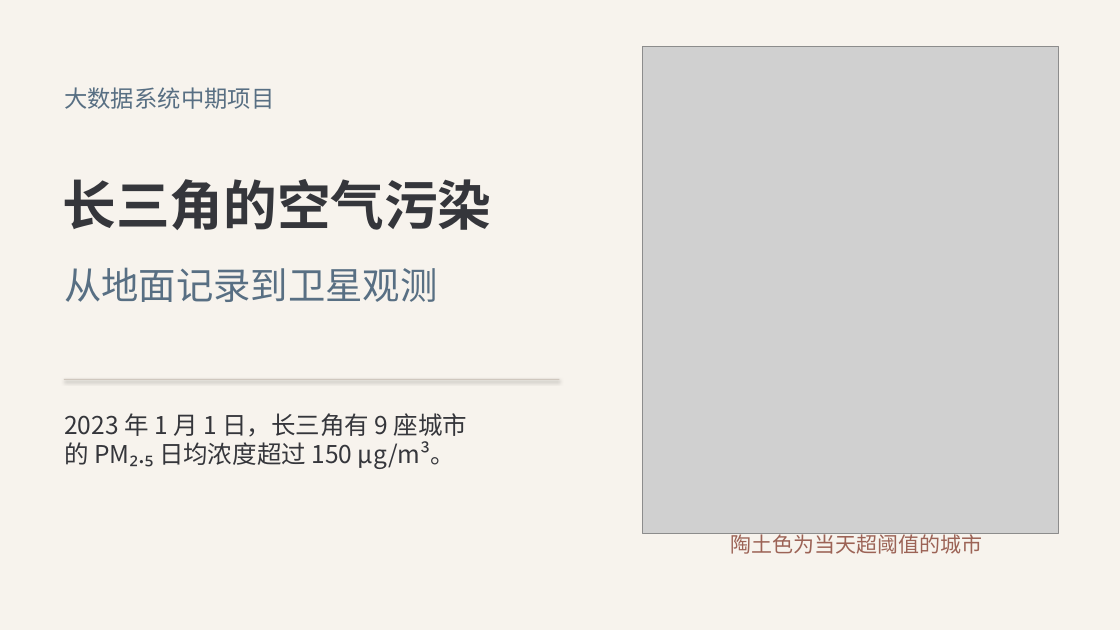
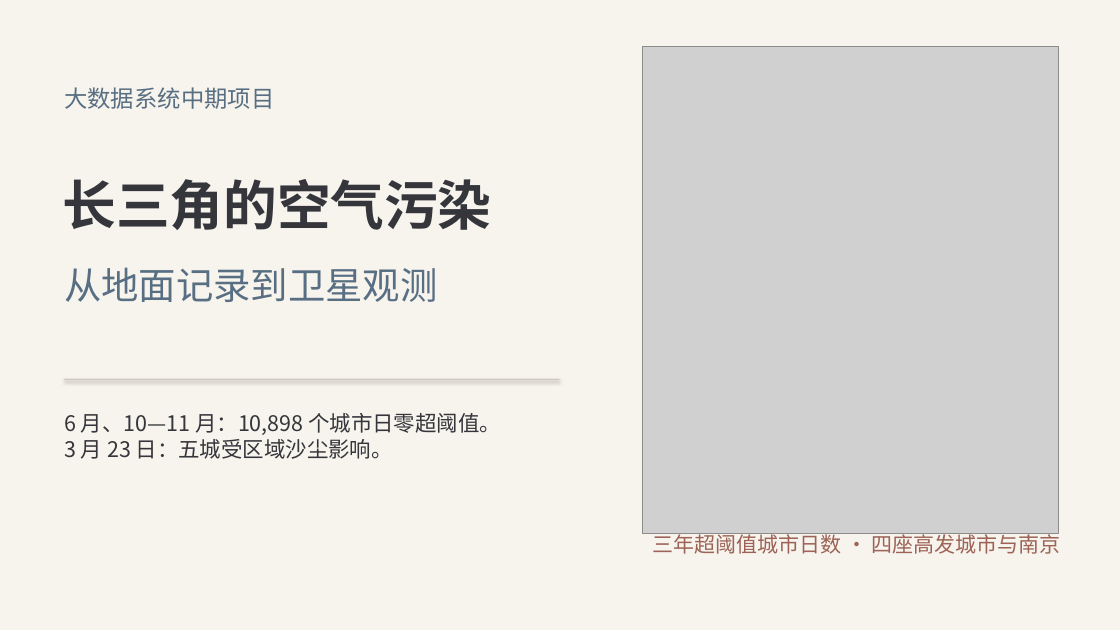
Before and after one commit to gxm-nju/china-air-pollution, a slide deck: slide 1 of docs/课堂展示.pptx. Drawn at 1120x630 pixels with LibreOffice and Linux fonts; fonts in the diff are those of the drawing; grey boxes stand for pictures. Boxes give left, top, right and bottom in pixels: in the first picture for what was removed or moved away, otherwise in the second. Text is boxed around its words. In the diff, an @@ line names an element or a change of style, - is before the commit and + after.

Commit message:
更新三年重污染结论、同钟点火点对照和数据规模核验

```diff
--- a/docs/课堂展示.pptx
+++ b/docs/课堂展示.pptx
@@ text at [64, 413, 501, 459]: text changed; size 21 to 18.4 pt @@
-2023 年 1 月 1 日，长三角有 9 座城市
-的 PM₂.₅ 日均浓度超过 150 µg/m³。
+6 月、10—11 月：10,898 个城市日零超阈值。
+3 月 23 日：五城受区域沙尘影响。
@@ text at [653, 531, 1061, 554]: text changed @@
-陶土色为当天超阈值的城市
+三年超阈值城市日数 · 四座高发城市与南京
```
Also in this commit, not shown: 6 other slides changed, 1 slide added, 22 other files.
